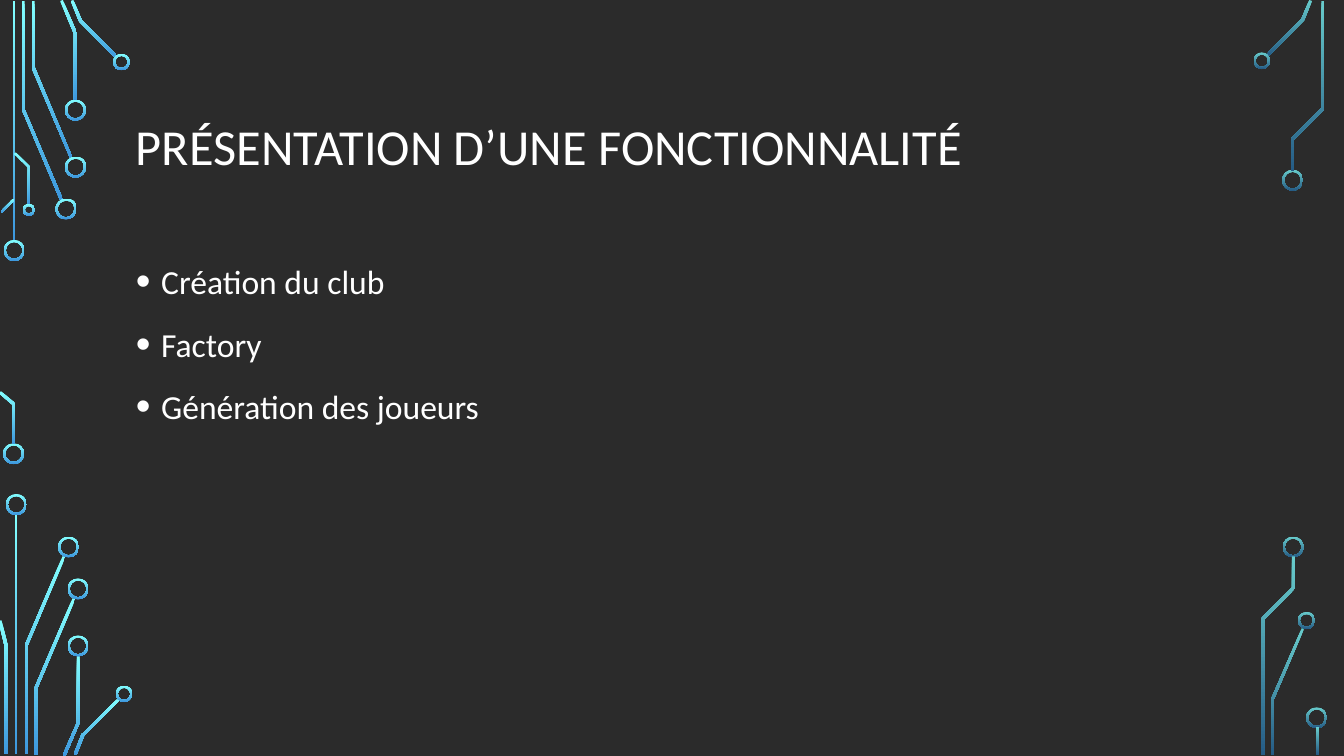
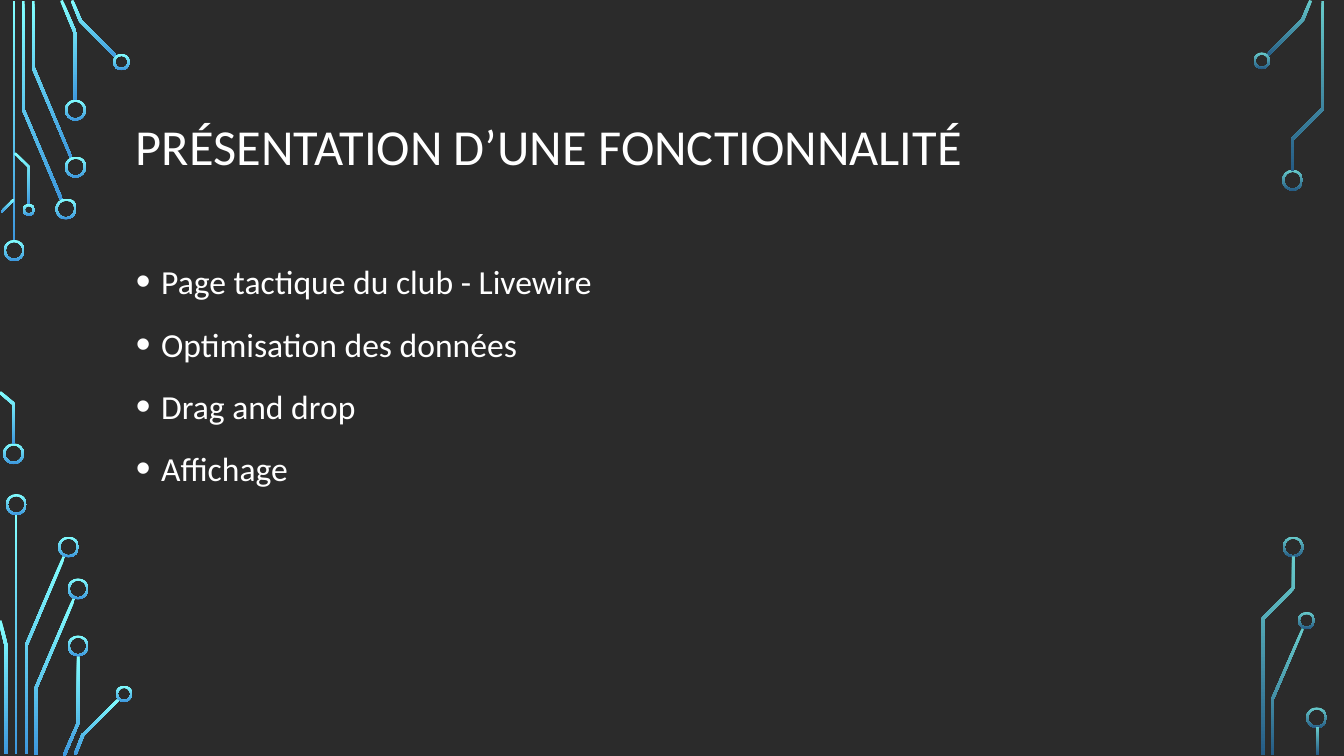
Before and after one commit to errazur/ProjetWeb, a slide deck: slide 10 of Conception-prealable/Stars of football.odp (slide 23 before the commit). Drawn at 1344x756 pixels with LibreOffice and Linux fonts; fonts in the diff are those of the drawing; background and template pictures are left out; a plain dark background stands for a picture behind light text. Boxes give left, top, right and bottom in pixels: in the first picture for what was removed or moved away, otherwise in the second. Text is boxed around its words. In the diff, an @@ line names an element or a change of style, - is before the commit and + after.

```diff
--- a/Conception-prealable/Stars of football.odp
+++ b/Conception-prealable/Stars of football.odp
@@ text at <box>161,270,592,487</box>: text changed @@
-• Création du club
-• Factory
-• Génération des joueurs
+• Page tactique du club - Livewire
+• Optimisation des données
+• Drag and drop
+• Affichage
```
Also in this commit, not shown: 9 other slides changed, 10 slides added, 15 slides removed, 14 other files.
